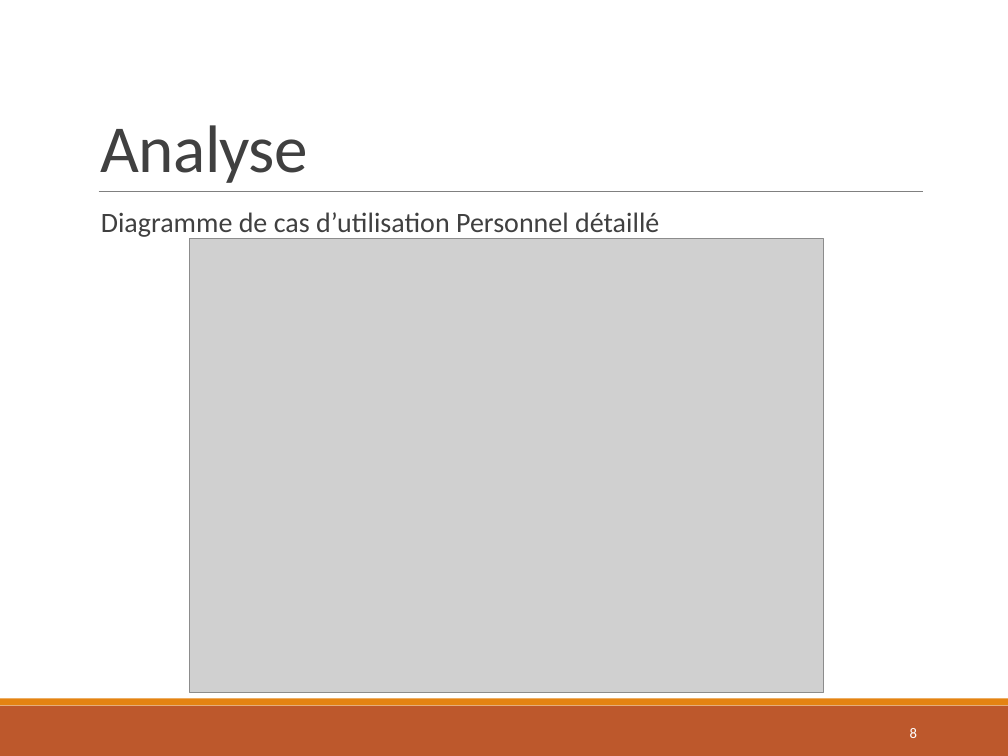
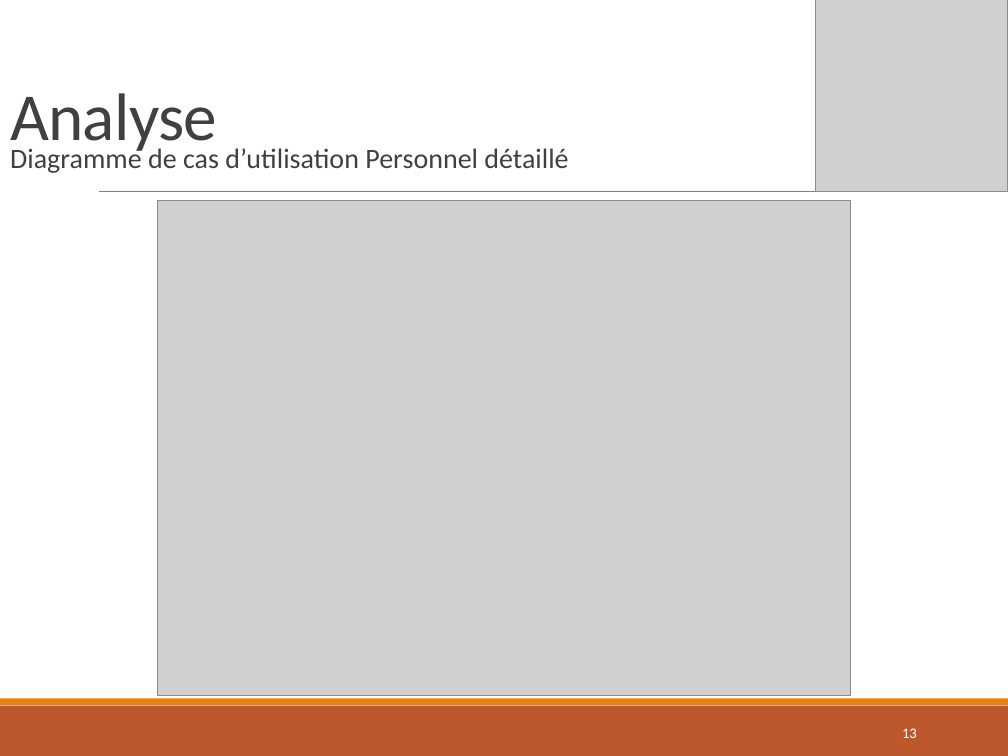
Before and after one commit to Colbert1/Projet_CrossLaPro, a slide deck: slide 13 of Ressources/Presentation_Projet_CrossLaPro_E3_Danel.pptx (slide 8 before the commit). Drawn at 1008x756 pixels with LibreOffice and Linux fonts; fonts in the diff are those of the drawing; grey boxes stand for pictures. Boxes give left, top, right and bottom in pixels: in the first picture for what was removed or moved away, otherwise in the second. Text is boxed around its words. In the diff, an @@ line names an element or a change of style, - is before the commit and + after.

```diff
--- a/Ressources/Presentation_Projet_CrossLaPro_E3_Danel.pptx
+++ b/Ressources/Presentation_Projet_CrossLaPro_E3_Danel.pptx
@@ title "Analyse" rewrapped from (101, 125, 308, 183) to (10, 93, 217, 157) @@
@@ picture added at (815, 0, 1008, 192) @@
@@ text "Diagramme de cas d’utilisation Personnel ...": place and size @@
-text "Diagramme de cas d’utilisation Personnel ..." at (101, 212, 659, 239)
+text "Diagramme de cas d’utilisation Personnel ..." at (10, 145, 568, 173)
@@ picture: place and size @@
-picture at (190, 239, 824, 692)
+picture at (157, 201, 850, 697)
@@ page number at (902, 728, 917, 738): text changed @@
-8
+13
```
Also in this commit, not shown: 12 other slides changed, 12 slides added, 1 slide removed, 10 other files.
